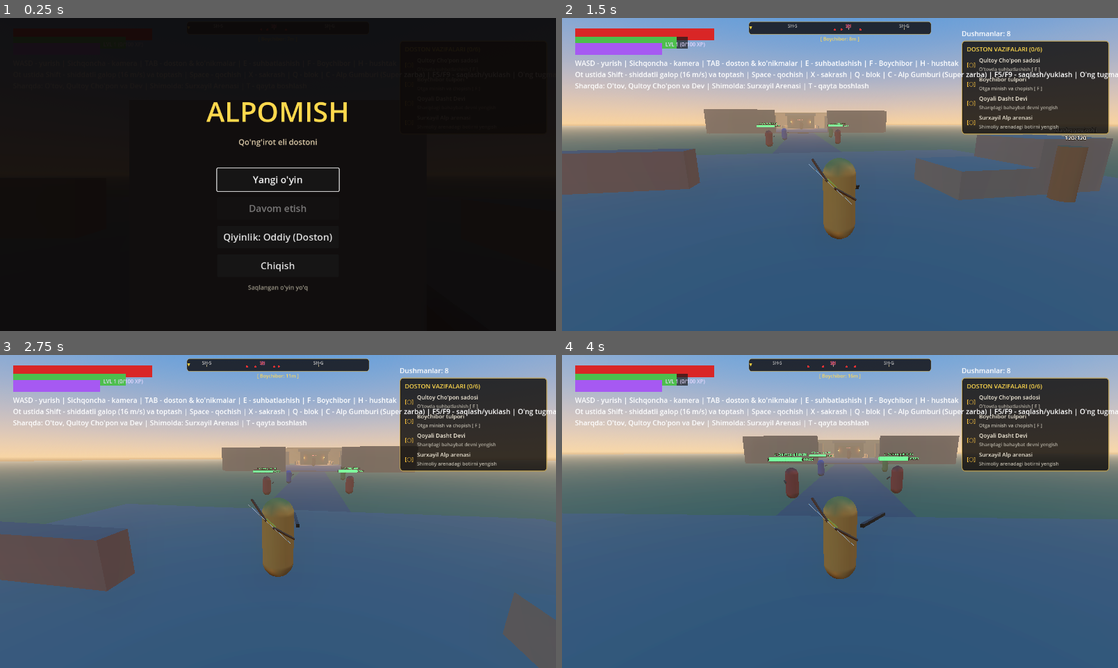
Above: before the commit, frames 1-4 (two rows, left to right).
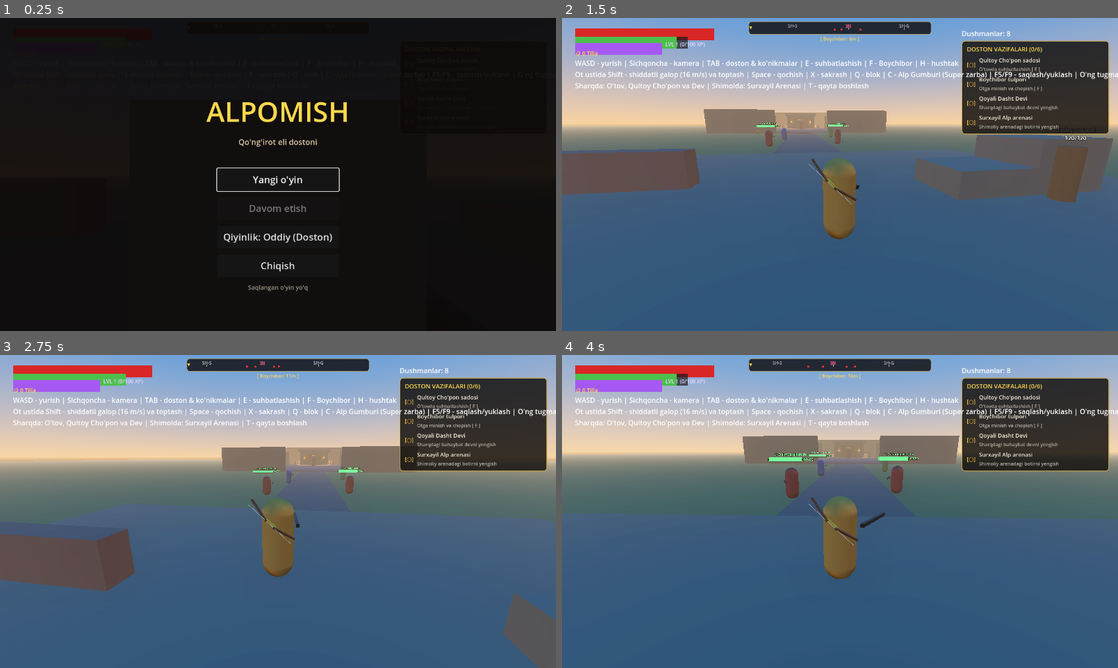
Above: after the commit, the same moments.

Repository: sardorergashev09uzb-commits/yangi
Game: Godot game, scene res://scenes/main.tscn
Two runs of this game, one before a commit and one after it. Both use one fixed random seed, a clock stepped at 60 frames per second and the inputs below.
Inputs (mouse positions are in pixels of both pictures, inside the frame that each line leads up to):
- Up to frame 1 (0.25 s): no input
- Up to frame 2 (1.5 s): click "Yangi o'yin" at 0.5 s; tap Enter at 1.25 s; move the mouse to (867, 174) at 1.27 s; hold W (move_forward) from 1.28 s (still down); tap F (interact) at 1.35 s; click (867, 174) at 1.42 s
- Up to frame 3 (2.75 s): keep holding W (move_forward); tap X (jump) at 1.52, 2.27 s; move the mouse to (250, 511) at 2.02 s; right-click (250, 511) at 2.1 s; tap F (interact) at 2.3 s
- Up to frame 4 (4 s): keep holding W (move_forward); move the mouse to (851, 505) at 2.77 s; tap R (attack_heavy) at 2.85 s; tap F (interact) at 3.05, 3.8 s; move the mouse to (834, 517) at 3.52 s; click (834, 517) at 3.6 s; tap X (jump) at 3.77 s

The runs differ from the first frame. In frame 2, less than 0.1% of the frame differs, in the area x 2-46%, y 10-38%; in frame 3, less than 0.1%; in frame 4, less than 0.1%.

Commit message:
feat(economy): implement gold currency, coin drops, and interactive treasure chests
- Added player gold wallet, gold_changed signal, add_gold/spend_gold methods (scripts/player/player.gd)
- Created 3D gold CoinDrop entity with magnetic auto-pickup and shiny particle effects (scripts/world/coin_drop.gd)
- Defeated enemies, Steppe Giant, and Boss Surxayil now scatter shiny gold coins on death (scripts/enemies/enemy.gd, steppe_giant.gd, boss_surxayil.gd)
- Created interactive 3D TreasureChest entity with animated lid, coin eruption, and HUD banners (scripts/world/treasure_chest.gd)
- Placed 5 treasure chests across Boysun training field, yurt village, steppe cliffs, arena gates, and bridge (scripts/world/arena.gd)
- Integrated gold counter and floating +Tilla pickup popup animation into HUD (scripts/ui/hud.gd)
- Added procedural PCM audio synthesizers for coin chime and treasure chest opening (scripts/autoload/audio_manager.gd)
- Connected gold wallet and opened chest states to F5/F9 SaveGame system (scripts/autoload/save_game.gd)
- Created comprehensive economy test suite (tests/economy_test.gd, tests/economy_test.tscn)

Diff:
--- a/scripts/autoload/audio_manager.gd
+++ b/scripts/autoload/audio_manager.gd
@@ -45,6 +45,8 @@
 	_streams["boss_slam"] = _gen_sub_slam()
 	_streams["level_up"] = _gen_arpeggio([293.66, 349.23, 392.0, 440.0, 587.33], 0.12) # D, F, G, A, D5
 	_streams["victory"] = _gen_arpeggio([220.0, 293.66, 369.99, 440.0, 587.33, 739.99], 0.18)
+	_streams["coin"] = _gen_arpeggio([987.77, 1318.51, 1975.53], 0.05) # Tilla tanga jaranglashi
+	_streams["chest"] = _gen_arpeggio([329.63, 440.0, 659.25, 880.0], 0.08) # Xazina ochilishi
 	_streams["doyra_gum"] = _gen_doyra_gum()
 	_streams["doyra_bak"] = _gen_doyra_bak()
 
@@ -196,6 +198,14 @@
 	play_sfx("victory", 1.0, 4.0)
 
 
+func play_coin() -> void:
+	play_sfx("coin", randf_range(0.95, 1.08), 2.0)
+
+
+func play_chest() -> void:
+	play_sfx("chest", 1.0, 3.0)
+
+
 # ---------------------------------------------------------------- To'lqin generatorlari (PCM 16-bit)
 
 func _create_wav(data: PackedByteArray, mix_rate: int = 22050) -> AudioStreamWAV:
--- a/scripts/autoload/save_game.gd
+++ b/scripts/autoload/save_game.gd
@@ -58,7 +58,16 @@
 	var player = get_tree().get_first_node_in_group("player")
 	if player:
 		var pos: Vector3 = player.global_position
-		data["player"] = {"pos": [pos.x, pos.y, pos.z], "health": player.health}
+		data["player"] = {
+			"pos": [pos.x, pos.y, pos.z],
+			"health": player.health,
+			"gold": int(player.get("gold")) if player.get("gold") != null else 0
+		}
+	var opened_chests: Array[String] = []
+	for chest in get_tree().get_nodes_in_group("treasure_chests"):
+		if chest and chest.get("is_opened") and chest.get("chest_id") != "":
+			opened_chests.append(String(chest.get("chest_id")))
+	data["chests"] = opened_chests
 	return data
 
 
@@ -126,10 +135,22 @@
 		player.velocity = Vector3.ZERO
 		player.health = clampf(float(pd.get("health", player.max_health)), 1.0, player.max_health)
 		player.stamina = player.max_stamina
+		if pd.has("gold"):
+			var g := int(pd["gold"])
+			player.set("gold", g)
+			if player.has_signal("gold_changed"):
+				player.emit_signal("gold_changed", g, 0)
 		player.health_changed.emit(player.health, player.max_health)
 		player.stamina_changed.emit(player.stamina, player.max_stamina)
 		if player.rig:
 			player.rig.global_position = player.global_position + Vector3.UP * player.rig.height
+
+	if data.has("chests"):
+		var opened: Array = data["chests"]
+		for chest in get_tree().get_nodes_in_group("treasure_chests"):
+			if chest and chest.get("chest_id") in opened:
+				if chest.has_method("set_opened_silent"):
+					chest.set_opened_silent()
 
 
 ## Yengilgan dushmanlar dunyoda qayta paydo bo'lmasligi uchun
--- a/scripts/enemies/boss_surxayil.gd
+++ b/scripts/enemies/boss_surxayil.gd
@@ -4,6 +4,8 @@
 ## 2 bosqichli jang:
 ## - 1-bosqich: Og'ir zarbalar, keng aylanma sweep, va yerga zarba (shockwave to'lqini).
 ## - 2-bosqich (HP <= 50%): Quturgan holat (qizil yonish, tezlik oshishi, Bo'ron aylanmasi - Whirlwind).
+
+const CoinDropScript = preload("res://scripts/world/coin_drop.gd")
 
 signal boss_activated(boss_name: String, cur_hp: float, max_hp: float)
 signal boss_health_changed(cur_hp: float, max_hp: float, phase: int)
@@ -439,6 +441,9 @@
 	var prog = get_tree().get_first_node_in_group("progression")
 	if prog and prog.has_method("add_xp"):
 		prog.add_xp(250)
+	# Surxayil Alp xazinasi: Katta sandiq miqdorida tilla tangalar
+	var coin_val := randi_range(180, 260)
+	CoinDropScript.spawn_coins(get_tree(), global_position + Vector3.UP * 1.0, coin_val, 10)
 
 	FX.hit_stop(0.25)
 	var t := create_tween()
--- a/scripts/enemies/enemy.gd
+++ b/scripts/enemies/enemy.gd
@@ -3,6 +3,8 @@
 ## Qalmoq dushmani: qilichchi, nayzachi yoki kamonchi.
 ## Holatlar: IDLE -> CHASE -> WINDUP (ogohlantirish) -> STRIKE -> RECOVER, zarba yesa STAGGER.
 ## Hujum "tokeni": bir vaqtda faqat MAX_ATTACKERS ta yaqin jangchi hujum qiladi, qolganlari aylanib turadi.
+
+const CoinDropScript = preload("res://scripts/world/coin_drop.gd")
 
 signal died(enemy: Enemy)
 
@@ -511,6 +513,9 @@
 	var prog = get_tree().get_first_node_in_group("progression")
 	if prog and prog.has_method("add_xp"):
 		prog.add_xp(30)
+	# Tilla tangalar tushishi (Loot)
+	var coin_val := randi_range(6, 16)
+	CoinDropScript.spawn_coins(get_tree(), global_position + Vector3.UP * 0.5, coin_val, randi_range(2, 4))
 	await get_tree().create_timer(3.0).timeout
 	queue_free()
 
--- a/scripts/enemies/steppe_giant.gd
+++ b/scripts/enemies/steppe_giant.gd
@@ -5,6 +5,8 @@
 ## - 4.5 metrli bahaybat tosh tanasi
 ## - Uzoqdan tosh uloqtirish (Rock Throw)
 ## - Yaqinda qadam larzasi (Stomp)
+
+const CoinDropScript = preload("res://scripts/world/coin_drop.gd")
 
 enum State { IDLE, CHASE, THROW, STOMP, STAGGER, DEAD }
 
@@ -282,6 +284,9 @@
 	var prog = get_tree().get_first_node_in_group("progression")
 	if prog and prog.has_method("add_xp"):
 		prog.add_xp(90)
+	# Dev xazinasi: Katta miqdorda tilla tangalar
+	var coin_val := randi_range(60, 95)
+	CoinDropScript.spawn_coins(get_tree(), global_position + Vector3.UP * 1.0, coin_val, 6)
 	var t := create_tween()
 	t.tween_property(_body, "rotation:x", -PI / 2.0, 0.6)
 	t.parallel().tween_property(_body, "position:y", 0.8, 0.6)
--- a/scripts/player/player.gd
+++ b/scripts/player/player.gd
@@ -4,6 +4,7 @@
 
 signal stamina_changed(current: float, maximum: float)
 signal health_changed(current: float, maximum: float)
+signal gold_changed(new_gold: int, delta_amount: int)
 signal died
 signal respawned
 
@@ -56,6 +57,7 @@
 var bow_charge := 0.0
 var is_mounted := false
 var mounted_horse: Node3D = null
+var gold: int = 0
 
 var invulnerable: bool:
 	get:
@@ -779,6 +781,24 @@
 		stamina_changed.emit(stamina, max_stamina)
 
 
+func add_gold(amount: int) -> void:
+	if amount <= 0:
+		return
+	gold += amount
+	gold_changed.emit(gold, amount)
+	Audio.play_coin()
+
+
+func spend_gold(amount: int) -> bool:
+	if amount <= 0:
+		return true
+	if gold >= amount:
+		gold -= amount
+		gold_changed.emit(gold, -amount)
+		return true
+	return false
+
+
 func _try_mount_horse() -> void:
 	for h in get_tree().get_nodes_in_group("horses"):
 		if h != null and h.has_method("mount") and not h.get("is_mounted") and global_position.distance_to(h.global_position) < 4.5:
--- a/scripts/ui/hud.gd
+++ b/scripts/ui/hud.gd
@@ -33,6 +33,7 @@
 var _xp_bar: ProgressBar
 var _lvl_label: Label
 var _skill_hint: Label
+var _gold_label: Label
 
 # Kompas / Radar UI elementlari
 var _compass_container: PanelContainer
@@ -53,9 +54,16 @@
 	_lvl_label.add_theme_color_override("font_color", Color(0.9, 0.85, 1.0))
 	add_child(_lvl_label)
 
+	_gold_label = Label.new()
+	_gold_label.text = "🪙 0 Tilla"
+	_gold_label.position = Vector2(30, 72)
+	_gold_label.add_theme_font_size_override("font_size", 13)
+	_gold_label.add_theme_color_override("font_color", Color(1.0, 0.88, 0.25))
+	add_child(_gold_label)
+
 	_skill_hint = Label.new()
 	_skill_hint.text = "★ [ TAB ] - Yangi ko'nikma ochkosi!"
-	_skill_hint.position = Vector2(30, 70)
+	_skill_hint.position = Vector2(130, 72)
 	_skill_hint.add_theme_font_size_override("font_size", 13)
 	_skill_hint.add_theme_color_override("font_color", Color(1.0, 0.85, 0.2))
 	_skill_hint.visible = false
@@ -294,6 +302,10 @@
 	_player.connect("health_changed", func(c: float, m: float) -> void:
 		_health_bar.max_value = m
 		_health_bar.value = c)
+	if _player.has_signal("gold_changed"):
+		_player.connect("gold_changed", _on_gold_changed)
+	if _player.get("gold") != null:
+		_gold_label.text = "🪙 %d Tilla" % int(_player.get("gold"))
 	_player.connect("died", func() -> void:
 		_death_panel.visible = true
 		_boss_container.visible = false
@@ -301,6 +313,27 @@
 	_player.connect("respawned", func() -> void:
 		_death_panel.visible = false
 		Input.mouse_mode = Input.MOUSE_MODE_CAPTURED)
+
+
+func _on_gold_changed(new_gold: int, delta_amount: int) -> void:
+	_gold_label.text = "🪙 %d Tilla" % new_gold
+	if delta_amount > 0:
+		_show_gold_popup("+%d Tilla" % delta_amount)
+	elif delta_amount < 0:
+		_show_gold_popup("%d Tilla" % delta_amount, Color(1.0, 0.4, 0.3))
+
+
+func _show_gold_popup(text: String, col := Color(1.0, 0.88, 0.25)) -> void:
+	var popup := Label.new()
+	popup.text = text
+	popup.position = _gold_label.position + Vector2(100, 0)
+	popup.add_theme_font_size_override("font_size", 14)
+	popup.add_theme_color_override("font_color", col)
+	add_child(popup)
+	var t := create_tween()
+	t.tween_property(popup, "position:y", popup.position.y - 18.0, 0.8)
+	t.parallel().tween_property(popup, "modulate:a", 0.0, 0.8)
+	t.tween_callback(popup.queue_free)
 
 
 func _connect_boss() -> void:
--- a/scripts/world/arena.gd
+++ b/scripts/world/arena.gd
@@ -17,6 +17,7 @@
 const DungeonAreaScript = preload("res://scripts/world/dungeon_area.gd")
 const DayNightCycleScript = preload("res://scripts/world/day_night_cycle.gd")
 const MainMenuScript = preload("res://scripts/ui/main_menu.gd")
+const TreasureChestScript = preload("res://scripts/world/treasure_chest.gd")
 
 var _boss: CharacterBody3D
 var _dungeon_gate: StaticBody3D
@@ -99,6 +100,9 @@
 
 	# Surxayil Boss Arenasi (Shimolda, Z = -60 dan -105 gacha)
 	_build_boss_arena()
+
+	# Qadimiy xazina sandiqlari (Loot & Economy)
+	_build_treasure_chests()
 
 	# O'yinchi qayta tirilganda arenani tiklash ulanishi
 	_connect_player_respawn.call_deferred()
@@ -566,3 +570,30 @@
 	if _horse and is_instance_valid(_horse) and _horse.global_position.y < -3.0:
 		_horse.global_position = Vector3(6.0, 0.5, 4.0)
 		_horse.velocity = Vector3.ZERO
+
+
+func _build_treasure_chests() -> void:
+	# 1. Mashg'ulot tosh maydoni sandig'i
+	_spawn_chest("chest_training", Vector3(11.0, 0.0, -5.0), 35, 15.0)
+
+	# 2. Qultoy o'tovi orqasidagi sandiq
+	_spawn_chest("chest_yurt", Vector3(22.0, 0.0, 12.0), 45, -45.0)
+
+	# 3. Dasht qoyalari xazinasi
+	_spawn_chest("chest_steppe", Vector3(36.0, 0.0, 34.0), 60, 30.0)
+
+	# 4. Surxayil Arenasi darvozasi oldi
+	_spawn_chest("chest_arena", Vector3(-11.0, 0.0, -56.0), 75, -90.0)
+
+	# 5. Zindon ko'prigi boshidagi qo'riqchilar sandig'i
+	_spawn_chest("chest_bridge", Vector3(6.5, 0.25, -110.0), 90, 180.0)
+
+
+func _spawn_chest(id: String, pos: Vector3, gold: int, rot_y_deg := 0.0) -> Node3D:
+	var chest = TreasureChestScript.new()
+	chest.chest_id = id
+	chest.gold_amount = gold
+	chest.position = pos
+	chest.rotation_degrees.y = rot_y_deg
+	add_child(chest)
+	return chest
--- /dev/null
+++ b/scripts/world/coin_drop.gd
@@ -0,0 +1,118 @@
+class_name CoinDrop
+extends CharacterBody3D
+## Yerga tushadigan tilla tanga (Loot drop). O'yinchi yaqinlashganda magnit kabi tortiladi va olinadi.
+
+@export var value: int = 5
+
+var _player: Node3D = null
+var _mesh: MeshInstance3D
+var _age: float = 0.0
+var _is_collected := false
+var _magnet_speed := 4.0
+
+const GRAVITY := 18.0
+
+
+func _ready() -> void:
+	add_to_group("coins")
+	collision_layer = 0
+	collision_mask = 1 # faqat dunyo zaminiga tushadi
+
+	# 3D Tilla Tanga vizuali
+	var cyl := CylinderMesh.new()
+	cyl.top_radius = 0.16
+	cyl.bottom_radius = 0.16
+	cyl.height = 0.04
+
+	var mat := StandardMaterial3D.new()
+	mat.albedo_color = Color(1.0, 0.82, 0.12)
+	mat.metallic = 0.92
+	mat.roughness = 0.2
+	mat.emission_enabled = true
+	mat.emission = Color(0.9, 0.7, 0.1)
+	mat.emission_energy_multiplier = 0.6
+	cyl.material = mat
+
+	_mesh = MeshInstance3D.new()
+	_mesh.mesh = cyl
+	_mesh.rotation_degrees.x = 45.0
+	add_child(_mesh)
+
+	# Yengil kolliziya shakli (yerga tegib to'xtashi uchun)
+	var col := CollisionShape3D.new()
+	var sph := SphereShape3D.new()
+	sph.radius = 0.2
+	col.shape = sph
+	add_child(col)
+
+
+func _physics_process(delta: float) -> void:
+	_age += delta
+	if _age > 90.0:
+		queue_free()
+		return
+
+	if _mesh:
+		_mesh.rotate_y(delta * 4.5)
+
+	if _player == null or not is_instance_valid(_player):
+		_player = get_tree().get_first_node_in_group("player") as Node3D
+		if _player == null:
+			return
+
+	var p_pos := _player.global_position + Vector3.UP * 0.9
+	var dist := global_position.distance_to(p_pos)
+
+	# 1. O'yinchi yaqinlashganda (3.8 metr) magnit tortish kuchi
+	if dist < 3.8 and not _is_collected:
+		var dir := (p_pos - global_position).normalized()
+		_magnet_speed = minf(_magnet_speed + delta * 24.0, 18.0)
+		global_position += dir * _magnet_speed * delta
+
+		# 2. O'yinchiga yetib borganda yig'ib olish
+		if dist < 0.65:
+			_collect()
+		return
+
+	# Zaminga tushish harakati
+	if not is_on_floor():
+		velocity.y -= GRAVITY * delta
+	else:
+		velocity.x = move_toward(velocity.x, 0.0, 8.0 * delta)
+		velocity.z = move_toward(velocity.z, 0.0, 8.0 * delta)
+
+	move_and_slide()
+
+
+func _collect() -> void:
+	if _is_collected:
+		return
+	_is_collected = true
+
+	if _player and is_instance_valid(_player) and _player.has_method("add_gold"):
+		_player.add_gold(value)
+
+	FX.sparks(global_position, Vector3.UP, Color(1.0, 0.85, 0.2), 6)
+	queue_free()
+
+
+## Bir nechta tangalarni qulay sochib chiqarish yordamchisi
+static func spawn_coins(tree: SceneTree, pos: Vector3, total_value: int, coin_count := 3) -> void:
+	if tree == null or tree.current_scene == null or total_value <= 0:
+		return
+
+	var count := clampi(coin_count, 1, 10)
+	var base_val := total_value / count
+	var rem := total_value % count
+
+	var coin_script = load("res://scripts/world/coin_drop.gd") as GDScript
+	for i in range(count):
+		var c = coin_script.new()
+		c.value = base_val + (1 if i < rem else 0)
+		if c.value <= 0:
+			continue
+
+		var spread := Vector3(randf_range(-1.8, 1.8), randf_range(2.8, 4.5), randf_range(-1.8, 1.8))
+		c.velocity = spread
+		tree.current_scene.add_child(c)
+		c.global_position = pos + Vector3(randf_range(-0.3, 0.3), 0.2, randf_range(-0.3, 0.3))
--- /dev/null
+++ b/scripts/world/treasure_chest.gd
@@ -0,0 +1,164 @@
+class_name TreasureChest
+extends StaticBody3D
+## Dasht bo'ylab ochiladigan qadimiy xazina sandig'i.
+## Ichida tilla tangalar va doston xazinalari saqlanadi.
+
+const CoinDropScript = preload("res://scripts/world/coin_drop.gd")
+
+signal chest_opened(chest_id: String, gold: int)
+
+@export var chest_id: String = ""
+@export var gold_amount: int = 45
+
+var is_opened := false
+
+var _prompt: Label3D
+var _lid_pivot: Node3D
+var _base_mesh: MeshInstance3D
+var _lid_mesh: MeshInstance3D
+
+
+func _ready() -> void:
+	add_to_group("treasure_chests")
+	collision_layer = 1
+	collision_mask = 0
+
+	_build_visuals()
+	_build_prompt()
+
+
+func _build_visuals() -> void:
+	# Yog'och va qoramtir po'lat materiallari
+	var wood_mat := StandardMaterial3D.new()
+	wood_mat.albedo_color = Color(0.38, 0.22, 0.12) # Qadimiy yong'oq yog'ochi
+	wood_mat.roughness = 0.75
+
+	var metal_mat := StandardMaterial3D.new()
+	metal_mat.albedo_color = Color(0.78, 0.65, 0.22) # Oltin/jez hoshiyalar
+	metal_mat.metallic = 0.85
+	metal_mat.roughness = 0.3
+
+	# 1. Sandiq asosi (Pastki quti)
+	var base_box := BoxMesh.new()
+	base_box.size = Vector3(1.2, 0.65, 0.8)
+	base_box.material = wood_mat
+
+	_base_mesh = MeshInstance3D.new()
+	_base_mesh.mesh = base_box
+	_base_mesh.position.y = 0.325
+	add_child(_base_mesh)
+
+	# Asos burchaklari / Jez qulf
+	var lock_mesh := MeshInstance3D.new()
+	var lock_box := BoxMesh.new()
+	lock_box.size = Vector3(0.18, 0.2, 0.08)
+	lock_box.material = metal_mat
+	lock_mesh.mesh = lock_box
+	lock_mesh.position = Vector3(0, 0.38, 0.42)
+	add_child(lock_mesh)
+
+	# 2. Ochiluvchi Qopqoq (Lid Pivot - orqa yuqori burchakka o'rnatilgan)
+	_lid_pivot = Node3D.new()
+	_lid_pivot.position = Vector3(0.0, 0.65, -0.4)
+	add_child(_lid_pivot)
+
+	var lid_box := BoxMesh.new()
+	lid_box.size = Vector3(1.22, 0.22, 0.82)
+	lid_box.material = wood_mat
+
+	_lid_mesh = MeshInstance3D.new()
+	_lid_mesh.mesh = lid_box
+	_lid_mesh.position = Vector3(0.0, 0.11, 0.41)
+	_lid_pivot.add_child(_lid_mesh)
+
+	# Qopqoq jez hoshiyasi
+	var strip := MeshInstance3D.new()
+	var strip_box := BoxMesh.new()
+	strip_box.size = Vector3(1.24, 0.06, 0.84)
+	strip_box.material = metal_mat
+	strip.mesh = strip_box
+	strip.position = Vector3(0.0, 0.03, 0.41)
+	_lid_pivot.add_child(strip)
+
+	# 3. Kolliziya shakli
+	var col := CollisionShape3D.new()
+	var cbox := BoxShape3D.new()
+	cbox.size = Vector3(1.25, 0.85, 0.85)
+	col.shape = cbox
+	col.position.y = 0.425
+	add_child(col)
+
+
+func _build_prompt() -> void:
+	_prompt = Label3D.new()
+	_prompt.text = "XAZINA SANDIG'I\n[ E ] - Ochish"
+	_prompt.font_size = 36
+	_prompt.position = Vector3(0, 1.45, 0)
+	_prompt.billboard = BaseMaterial3D.BILLBOARD_ENABLED
+	_prompt.no_depth_test = true
+	_prompt.modulate = Color(1.0, 0.88, 0.25)
+	_prompt.visible = false
+	add_child(_prompt)
+
+
+func _process(_delta: float) -> void:
+	var player = get_tree().get_first_node_in_group("player")
+	if player == null or not is_instance_valid(player):
+		_prompt.visible = false
+		return
+
+	var dist := global_position.distance_to(player.global_position)
+
+	if is_opened:
+		_prompt.visible = dist < 4.0
+		_prompt.text = "[ BO'SH SANDIQ ]"
+		_prompt.modulate = Color(0.6, 0.6, 0.6, 0.6)
+		return
+
+	if dist < 3.2:
+		_prompt.visible = true
+		_prompt.text = "XAZINA SANDIG'I\n[ E ] - Ochish"
+		_prompt.modulate = Color(1.0, 0.88, 0.25)
+
+		# O'yinchi [ E ] yoki interact tugmasini bosganda
+		if Input.is_action_just_pressed("interact") or Input.is_key_pressed(KEY_E):
+			open_chest(player)
+	else:
+		_prompt.visible = false
+
+
+## Sandiqni tantanali ochish va tilla sochish
+func open_chest(player: Node3D = null) -> void:
+	if is_opened:
+		return
+	is_opened = true
+
+	Audio.play_chest()
+	Audio.play_coin()
+
+	# Qopqoq silliq orqaga ochiladi
+	var tween := create_tween()
+	tween.tween_property(_lid_pivot, "rotation_degrees:x", -85.0, 0.45).set_trans(Tween.TRANS_BACK).set_ease(Tween.EASE_OUT)
+
+	# Uchqunlar va nurlar
+	FX.sparks(global_position + Vector3(0, 0.7, 0), Vector3.UP, Color(1.0, 0.88, 0.2), 24)
+
+	# Tilla tangalarni otilib chiqishi
+	CoinDropScript.spawn_coins(get_tree(), global_position + Vector3(0, 0.7, 0), gold_amount, 5)
+
+	# Xabar bannerini ko'rsatish
+	var qsystem = get_tree().get_first_node_in_group("quest_system")
+	if qsystem and qsystem.has_signal("banner_requested"):
+		qsystem.banner_requested.emit("XAZINA TOPILDI!", "+%d Tilla tanga qo'lga kiritildi!" % gold_amount)
+
+	chest_opened.emit(chest_id, gold_amount)
+
+
+## Saqlangan o'yinni yuklaganda ovozsiz ochiq holatga keltirish
+func set_opened_silent() -> void:
+	is_opened = true
+	if _lid_pivot:
+		_lid_pivot.rotation_degrees.x = -85.0
+	if _prompt:
+		_prompt.text = "[ BO'SH SANDIQ ]"
+		_prompt.modulate = Color(0.6, 0.6, 0.6, 0.6)
--- /dev/null
+++ b/tests/economy_test.gd
@@ -0,0 +1,98 @@
+extends Node
+## 1-Bosqich Sinovi: Iqtisodiyot, Tilla tangalar va Xazina sandiqlari (Economy & Loot Test)
+
+const TreasureChestScript = preload("res://scripts/world/treasure_chest.gd")
+const CoinDropScript = preload("res://scripts/world/coin_drop.gd")
+
+var player: Player
+var chest: Node3D
+
+func _ready() -> void:
+	print("=== 1-BOSQICH: IQTISODIYOT VA TILLA TIZIMI SINOVI BOSHLANDI ===")
+
+	# 1. Zamin
+	var ground := StaticBody3D.new()
+	var gcol := CollisionShape3D.new()
+	var gbox := BoxShape3D.new()
+	gbox.size = Vector3(50, 2, 50)
+	gcol.shape = gbox
+	gcol.position.y = -1.0
+	ground.add_child(gcol)
+	add_child(ground)
+
+	# 2. O'yinchi
+	var player_scn = load("res://scenes/player.tscn")
+	player = player_scn.instantiate() as Player
+	player.position = Vector3(0, 0.1, 0)
+	add_child(player)
+
+	await _frames(5)
+
+	# --- SINOV 1: O'yinchining tilla hisob-kitob funksiyalari ---
+	assert(player.gold == 0, "Dastlabki tilla 0 bo'lishi kerak")
+	player.add_gold(50)
+	assert(player.gold == 50, "50 tilla qo'shilgandan so'ng 50 bo'lishi kerak")
+	var spent := player.spend_gold(20)
+	assert(spent == true and player.gold == 30, "20 tilla sarflanganda 30 qolishi kerak")
+	var overspent := player.spend_gold(100)
+	assert(overspent == false and player.gold == 30, "Yetarli tilla bo'lmaganda sarflanmasligi kerak")
+	print("✓ SINOV 1 MUVAFFAQIYATLI: O'yinchi hamyoni to'g'ri ishladi (Balans: 30)")
+
+	# --- SINOV 2: Tilla tanga tushishi va magnit bilan yig'ib olinishi ---
+	var coin := CoinDropScript.new()
+	coin.value = 25
+	coin.position = Vector3(1.5, 0.5, 0.0)
+	add_child(coin)
+
+	# Bir necha kadr kutamiz, tanga o'yinchiga tortilib yig'iladi
+	for i in range(30):
+		await get_tree().physics_frame
+
+	print("Player gold coin yig'ilgach: ", player.gold)
+	assert(player.gold == 55, "Tanga yig'ilgandan so'ng tilla 55 bo'lishi kerak (30 + 25)")
+	print("✓ SINOV 2 MUVAFFAQIYATLI: Tilla tanga o'yinchiga magnitdek tortilib yig'ildi (Balans: 55)")
+
+	# --- SINOV 3: Qadimiy Xazina Sandig'i (Treasure Chest) ---
+	chest = TreasureChestScript.new()
+	chest.chest_id = "test_chest_01"
+	chest.gold_amount = 40
+	chest.position = Vector3(2.0, 0.0, 0.0)
+	add_child(chest)
+
+	await _frames(2)
+	assert(chest.is_opened == false, "Sandiq dastlab yopiq bo'lishi kerak")
+
+	# Sandiqni ochish
+	chest.open_chest(player)
+	assert(chest.is_opened == true, "Sandiq ochilishi kerak")
+
+	# Sandiqdan tushgan tangalar o'yinchiga yetib kelishi uchun kutamiz
+	for i in range(40):
+		await get_tree().physics_frame
+
+	print("Player gold sandiq ochilgach: ", player.gold)
+	assert(player.gold >= 95, "Sandiq ochilgach tilla 95 bo'lishi kerak (55 + 40)")
+	print("✓ SINOV 3 MUVAFFAQIYATLI: Xazina sandig'i ochildi va oltinlar muvaffaqiyatli o'zlashtirildi!")
+
+	# --- SINOV 4: Saqlash va Yuklash (Save/Load) integratsiyasi ---
+	var save_ok = SaveGame.save_game()
+	assert(save_ok == true, "O'yin holati saqlanishi kerak")
+
+	# O'yinchi balansini va sandiq holatini vaqtincha buzamiz
+	player.gold = 0
+	chest.is_opened = false
+
+	# Saqlangan holatni yuklaymiz
+	var load_ok = SaveGame.load_game()
+	assert(load_ok == true, "O'yin holati yuklanishi kerak")
+	assert(player.gold >= 95, "Yuklanganda o'yinchi tillasi qayta tiklanishi kerak")
+	assert(chest.is_opened == true, "Yuklanganda ochilgan sandiq ochiq holda qolishi kerak")
+	print("✓ SINOV 4 MUVAFFAQIYATLI: Tilla va xazina sandiqlari Save/Load tizimida to'liq tiklandi!")
+
+	print("=== BARCHA IQTISODIYOT SINOVLARI A'LO DARAJADA O'TDI! ===")
+	get_tree().quit(0)
+
+
+func _frames(n: int) -> void:
+	for i in n:
+		await get_tree().physics_frame
--- /dev/null
+++ b/tests/economy_test.tscn
@@ -0,0 +1,6 @@
+[gd_scene load_steps=2 format=3 uid="uid://c_economy_test_scene"]
+
+[ext_resource type="Script" path="res://tests/economy_test.gd" id="1"]
+
+[node name="EconomyTest" type="Node"]
+script = ExtResource("1")
